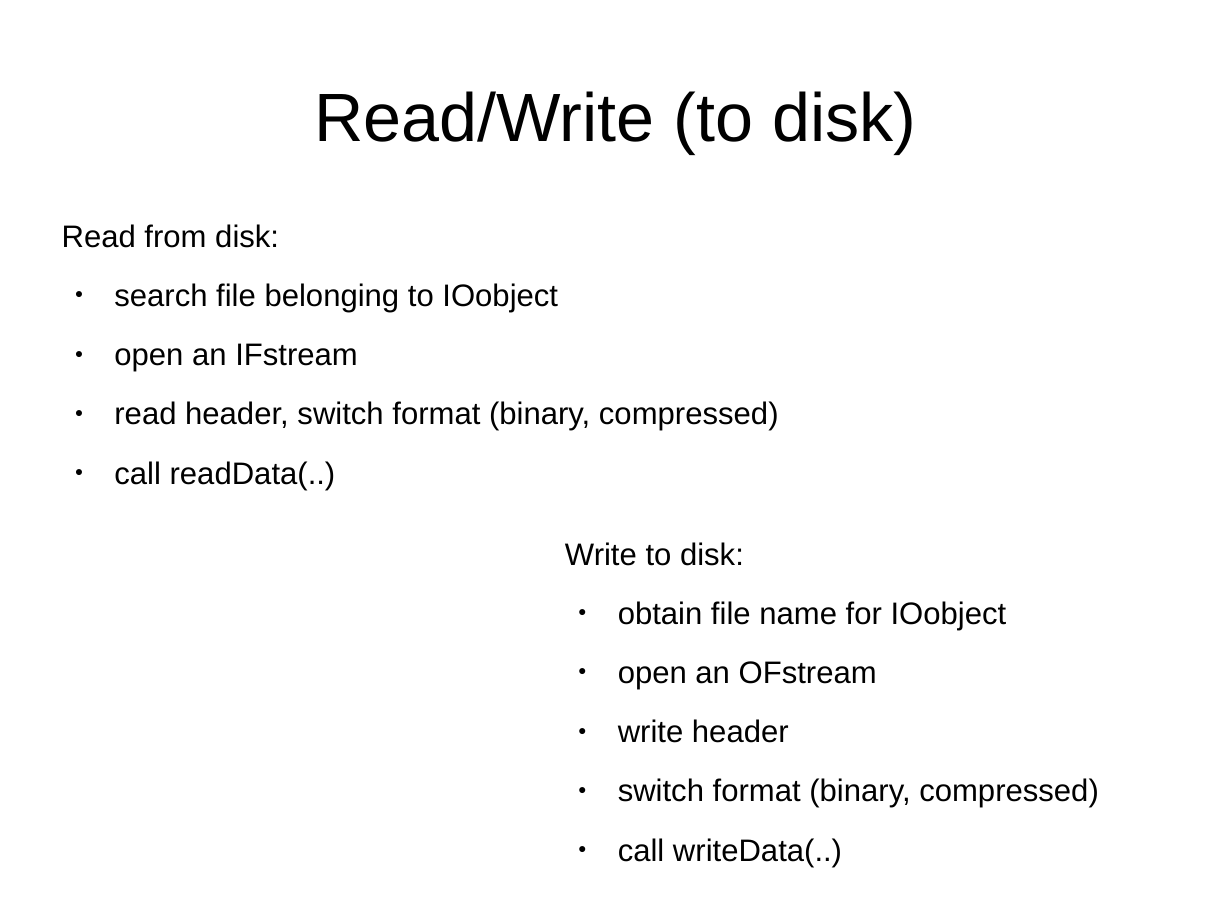
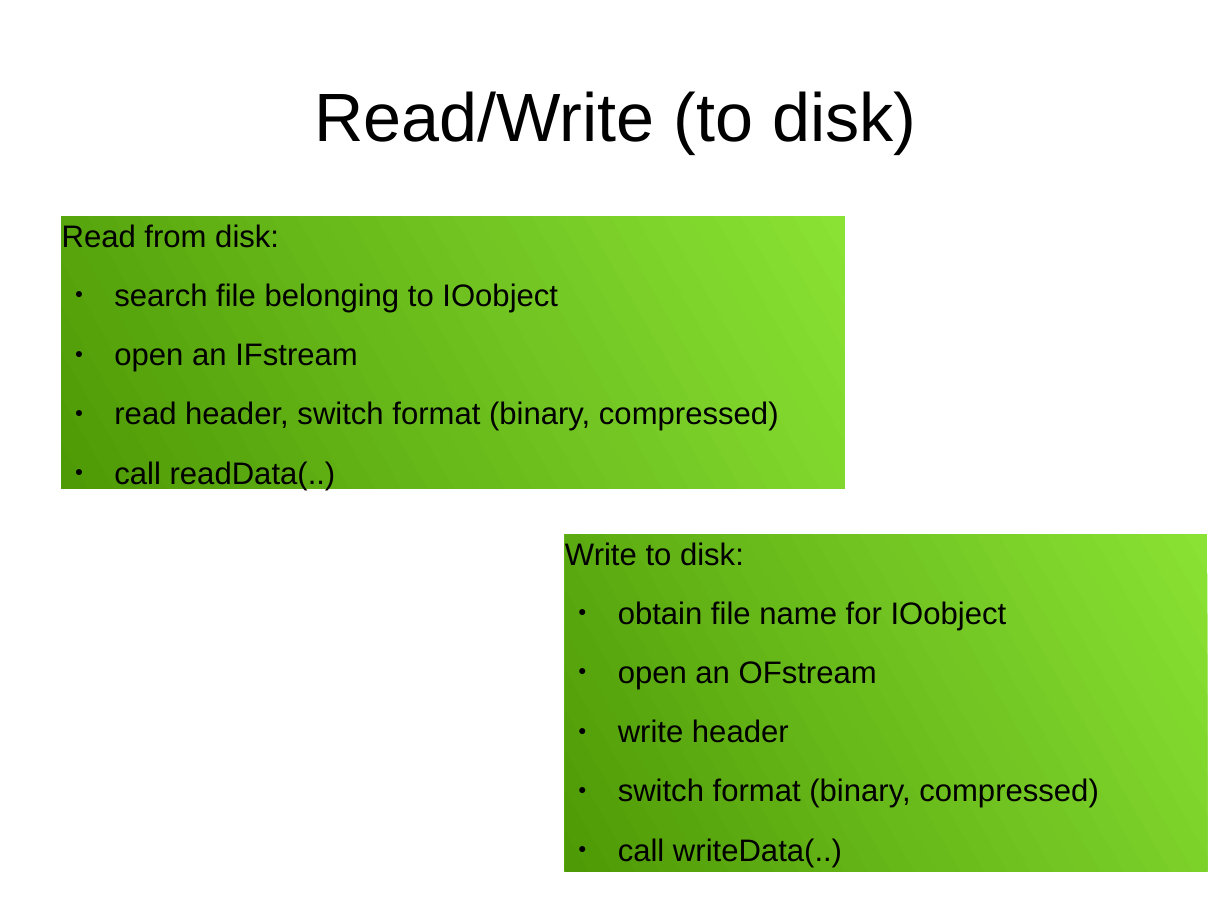
Before and after one commit to mattijsjanssens/mattijs-extensions, a slide deck: slide 6 of doc/Notes/GlobalFile_UGM2017/presentation.odp. Drawn at 1232x924 pixels with LibreOffice and Linux fonts; fonts in the diff are those of the drawing. Boxes give left, top, right and bottom in pixels: in the first picture for what was removed or moved away, otherwise in the second. Text is boxed around its words. In the diff, an @@ line names an element or a change of style, - is before the commit and + after.

```diff
--- a/doc/Notes/GlobalFile_UGM2017/presentation.odp
+++ b/doc/Notes/GlobalFile_UGM2017/presentation.odp
@@ text "Read from disk:" at [61, 216, 845, 489]: fill none to gradient #8AE234 to #4E9A06 @@
@@ text "Read from disk:": place and size @@
-text "Read from disk:" at [62, 224, 779, 490]
+text "Read from disk:" at [61, 216, 845, 489]
@@ text "Write to disk:": place and size @@
-text "Write to disk:" at [565, 542, 1099, 867]
+text "Write to disk:" at [566, 534, 1209, 872]
@@ text "Write to disk:" at [566, 534, 1209, 872]: fill none to gradient #8AE234 to #4E9A06 @@
```
Also in this commit, not shown: 2 other slides changed, 4 slides added.
